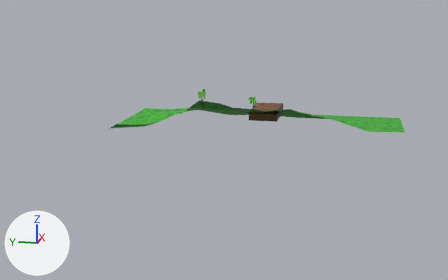
The Blender file 3d/island.blend: old version first, new version second.
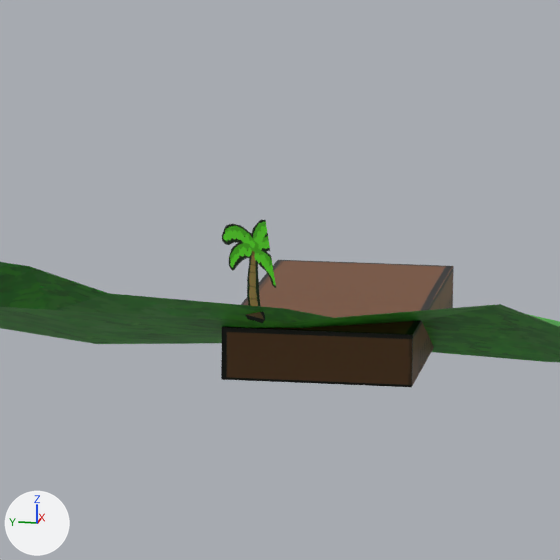
Old and new are each drawn whole from a 50 mm lens placed at (-9.36, -1.51, 2.38), pointed at (-0.17, 0.33, 0.08) and again close up on the part from 48% to 67% of the width and 23% to 53% of the height. The lights are fixed; the arrows at lower left show +X, +Y and +Z. The first two pictures are the older version. Everything nearer to the camera than a plane just in front of the edit is cut away.

Objects in the first close-up: 'Bush', 'Pier', 'Terrain'.
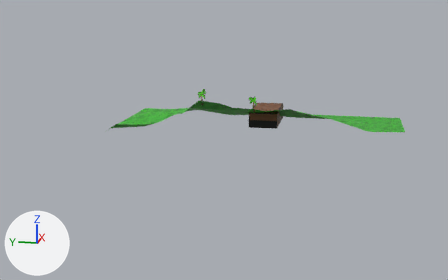
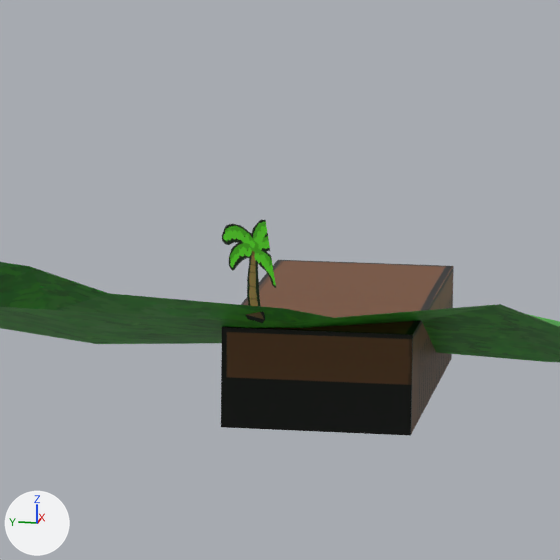
Changed parts and their boxes (x1, y1, x2, y2) in the close-ups (560 x 560 px):
'Pier', reshaped (38% taller): before (221, 260, 454, 387); after (221, 260, 454, 436)
part 1 of me_cube, built on: after (221, 348, 452, 436)

Edits to the bpy script that builds the scene:
```text
Change me_cube:
    used by ob_pier; location = (1.635, -0.081, -0.002)
    remove me_cube.from_pydata(...)  # 16 vertices, 14 faces; spans x -0.406..0.6, y -0.25..0.25, z 0.111..0.25
    add me_cube.from_pydata(...)  # 24 vertices, 22 faces; spans x -0.406..0.6, y -0.25..0.25, z -0.017..0.25
    me_cube part 1
    3 faces are deleted
    8 new vertices lie (0.0, 0.0, -0.128) away from vertices in x -0.406..0.6, y -0.25..0.25, z 0.111
    11 new faces join them
```
